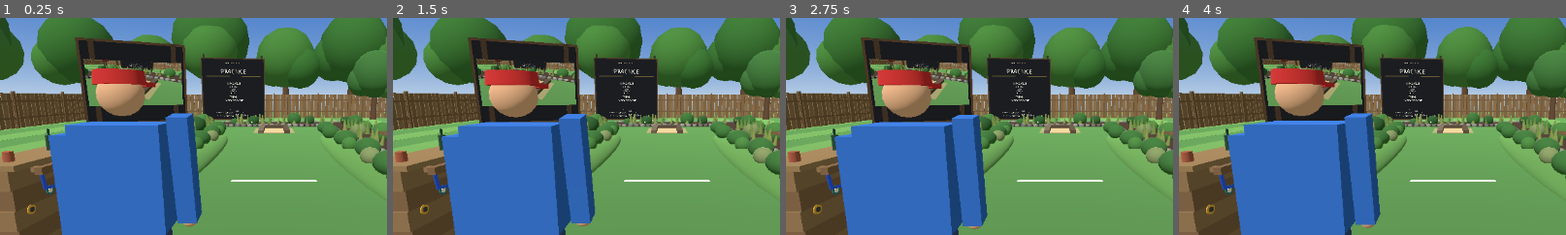
Above: before the commit, frames 1-4 (left to right).
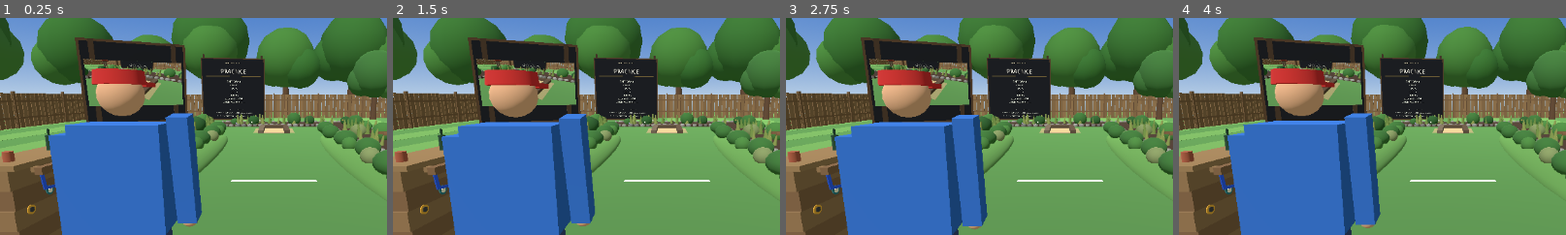
Above: after the commit, the same moments.

Repository: SibioJak/vr-horseshoes
Game: Godot game, scene res://main.tscn
Same seed, same stepped clock (60 frames per second), same inputs: the game is played once before the commit and once after it.
Inputs:
- Up to frame 1 (0.25 s): no input
- Up to frame 2 (1.5 s): no input
- Up to frame 3 (2.75 s): no input
- Up to frame 4 (4 s): no input
The pictures show only the part of the screen within x 15-65%, y 20-70%; the shares and areas given below are measured in that part.

The runs differ from the first frame. In frame 1, 0.3% of the frame differs, in the area x 35-66%, y 20-46%; in frame 2, 0.3%; in frame 3, 0.3%; in frame 4, 0.3%.

Commit message:
FP44 (1/2): PROXIMITY scoring mode - band scorer in Scoring (<=6/12/24/48 in = 4/3/2/1, every shoe both sides, ringer just measures ~0), settings-persisted mode (first-run CLASSIC), X-alone-in-practice empty-hand toggle (merged A/X game read untouched; X while held still cycles the grip), board status names SCORING: CLASSIC/PROXIMITY in every state, controls list gains the X line, proximity breakdown (mode line + per-shoe distance = band points + both-totals round line), match resolves at inning end (across 21 wins only if totals differ), tied inning keeps the first-throw order. CLASSIC path unchanged. Logic 503 -> 527, all passing.

Diff:
--- a/scripts/main.gd
+++ b/scripts/main.gd
@@ -474,6 +474,7 @@
 # insert carries the final breakdown). The AI never leaves
 # the pitching end.
 var mode: String = "PRACTICE"
+var scoring_mode: String = "CLASSIC" # Fix Pass 44: "CLASSIC" (NHPA cancellation) or "PROXIMITY"
 var phase: String = ""
 var inning: int = 0
 var score_you: int = 0
@@ -489,7 +490,7 @@
 var _plume_flown: Dictionary = {} # Shoe -> bool: this flight's one plume is spent (Fix Pass 32)
 var ai_throw_pending: bool = false # an AI swing is animating
 var ai_wait_clear: float = 0.0
-var _btn_prev: Dictionary = {"A": false, "B": false}
+var _btn_prev: Dictionary = {"A": false, "B": false, "X": false}
 
 # Fix Pass 20: the insert cam - a live closeup of the pit
 # (a SubViewport sharing this world) plus the round's score
@@ -872,6 +873,13 @@
 		if parsed.has("time_of_day"):
 			var t: String = String(parsed["time_of_day"])
 			time_of_day = time_setting_or_default(t)
+		# Fix Pass 44: the scoring mode rides in the same
+		# file. A missing or unknown value is CLASSIC (the
+		# field's declaration), so an old settings file
+		# keeps the classic game.
+		if parsed.has("scoring_mode"):
+			scoring_mode = scoring_mode_or_default(
+				String(parsed["scoring_mode"]))
 
 
 func _save_settings() -> void:
@@ -879,7 +887,8 @@
 	if f == null:
 		return
 	f.store_string(JSON.stringify({
-		"default_grip": default_grip, "time_of_day": time_of_day}))
+		"default_grip": default_grip, "time_of_day": time_of_day,
+		"scoring_mode": scoring_mode}))
 
 
 ## The default changes exactly one way: a grip cycle lands on
@@ -891,6 +900,55 @@
 	default_grip = idx
 	_save_settings()
 	_refresh_controls_label()
+
+
+# --- Fix Pass 44: the scoring mode (CLASSIC / PROXIMITY) ---
+
+## A stored setting's reading: PROXIMITY passes through;
+## anything else (CLASSIC, a missing key, a corrupt value)
+## is CLASSIC, the first-run default. Static so the logic
+## suite guards the mapping without a scene.
+static func scoring_mode_or_default(name: String) -> String:
+	return "PROXIMITY" if name == "PROXIMITY" else "CLASSIC"
+
+
+## The PROXIMITY match rule, as a pure decision the logic
+## suite can pin: the race to 21 is resolved at inning end -
+## a side at or past 21 wins ONLY if the totals differ;
+## both sides across in the same inning with equal totals
+## plays another inning.
+static func proximity_match_over(you: int, opp: int) -> bool:
+	return (you >= WIN_SCORE or opp >= WIN_SCORE) and you != opp
+
+
+## The PROXIMITY first-throw rule: the side that scored
+## more in an inning throws first the next; a tied inning
+## keeps the previous order. (The classic game instead
+## follows its scorer, and alternates on a scoreless
+## inning.)
+static func proximity_next_first(points_p: int, points_ai: int,
+		current_first: String) -> String:
+	if points_p > points_ai:
+		return "P"
+	if points_ai > points_p:
+		return "AI"
+	return current_first
+
+
+## Set the scoring mode: persist beside the other settings
+## and re-name it on the board in the same moment. The
+## player's control is the X toggle in practice (see
+## _poll_buttons); the suites set it here directly.
+func set_scoring_mode(m: String) -> void:
+	if m != "CLASSIC" and m != "PROXIMITY":
+		return
+	scoring_mode = m
+	_save_settings()
+	_update_board()
+
+
+func _toggle_scoring_mode() -> void:
+	set_scoring_mode("PROXIMITY" if scoring_mode == "CLASSIC" else "CLASSIC")
 
 
 # --- Stage B (the light): the time of day ---
@@ -1149,7 +1207,7 @@
 ## command the game accepts, in the block's established style.
 func _controls_text() -> String:
 	var pos: Dictionary = ThrowMath.grip_position(default_grip)
-	return "CONTROLS\nGRAB: squeeze a glinting part of the shoe …(426 unchanged characters)… : start game / next round / play again\nB BUTTON: back to practice (in a game)\n …(125 unchanged characters)…
+	return "CONTROLS\nGRAB: squeeze a glinting part of the shoe …(426 unchanged characters)… : start game / next round / play again\nX BUTTON (EMPTY HAND) IN PRACTICE: CHANGE SCORING MODE\nB BUTTON: back to practice (in a game)\n …(125 unchanged characters)…
 
 
 ## Fix Pass 39: the controls list stands in TWO columns on
@@ -3782,6 +3840,10 @@
 		]
 		if last_ringer:
 			lines.append("RINGER!")
+	# Fix Pass 44: the status block names the active
+	# scoring mode in every state, so the board never
+	# leaves the player guessing which game he is in.
+	lines.append("SCORING: %s" % scoring_mode)
 	status_label.text = "\n".join(PackedStringArray(lines))
 	# Fix Pass 39: at round end the breakdown takes the
 	# status block's place on this board.
@@ -3903,6 +3965,11 @@
 ## B is never the cycle. The A/X channel is the single
 ## ax_button action both controllers share (A on the right
 ## controller, X on the left), read here as "A".
+## Fix Pass 44: one exception carved out of that merged
+## read - in PRACTICE, an X press (the left controller's
+## ax button) made ALONE while no shoe is held toggles the
+## scoring mode instead of acting as the game A. While a
+## shoe is held, X keeps its grip-cycle job above.
 func _hand_button_down(hand: String, btn: String) -> bool:
 	if test_button_hand.has(hand):
 		var per: Dictionary = test_button_hand[hand]
@@ -3924,11 +3991,28 @@
 func _poll_buttons() -> void:
 	var ax_now: bool = _button_down("A")
 	var b_now: bool = _button_down("B")
+	# Fix Pass 44: X is the LEFT controller's ax button; it
+	# gets its own channel read so the scoring toggle can
+	# tell an X press from an A press (the merged read above
+	# still drives the game A and the grip cycle, exactly as
+	# before).
+	var x_now: bool = _hand_button_down("L", "A")
+	var a_now: bool = _hand_button_down("R", "A")
 	var ax_edge: bool = ax_now and not bool(_btn_prev["A"])
 	var b_edge: bool = b_now and not bool(_btn_prev["B"])
+	var x_edge: bool = x_now and not bool(_btn_prev["X"])
 	_btn_prev["A"] = ax_now
 	_btn_prev["B"] = b_now
-	if ax_edge:
+	_btn_prev["X"] = x_now
+	# Fix Pass 44: X ALONE in practice, while NOT holding a
+	# shoe, toggles the scoring mode (CLASSIC <-> PROXIMITY).
+	# The not-holding guard is the whole rule: while a shoe
+	# is held the same press is spent on the grip cycle (the
+	# ax branch below), and with A also down the press is
+	# the game A, not a toggle.
+	if x_edge and not a_now and mode == "PRACTICE" and state != "HELD":
+		_toggle_scoring_mode()
+	elif ax_edge:
 		if state == "HELD":
 			_cycle_grip()
 		elif mode == "PRACTICE" and state == "STAND":
@@ -5444,12 +5528,22 @@
 
 
 func _score_inning() -> void:
-	var res: Dictionary = Scoring.score_inning(inning_results)
+	# Fix Pass 44: the active mode picks the scorer; the
+	# classic path is the old call, unchanged.
+	var res: Dictionary = Scoring.score_inning_proximity(inning_results) \
+		if scoring_mode == "PROXIMITY" else Scoring.score_inning(inning_results)
 	score_you += int(res["points_p"])
 	score_opp += int(res["points_ai"])
 	last_scorer = String(res["scorer"])
 	last_inning_text = String(res["summary"])
-	var over: bool = score_you >= WIN_SCORE or score_opp >= WIN_SCORE
+	# Fix Pass 44: CLASSIC ends the match the inning a side
+	# reaches 21 (only one side can score, so no tie is
+	# possible). PROXIMITY resolves the same race at inning
+	# end, but both sides score - a side across 21 wins only
+	# if the totals differ; level totals play another inning.
+	var over: bool = proximity_match_over(score_you, score_opp) \
+		if scoring_mode == "PROXIMITY" \
+		else score_you >= WIN_SCORE or score_opp >= WIN_SCORE
 	if over:
 		winner_text = "YOU WIN!" if score_you > score_opp else "OPP WINS"
 	# Fix Pass 20: the billboard's breakdown is built HERE, from
@@ -5475,14 +5569,26 @@
 		lines.append("FINAL - %s" % winner_text)
 	else:
 		lines.append("ROUND %d" % inning)
-	lines.append_array(Scoring.shoe_lines(inning_results))
-	lines.append_array(Scoring.explain_lines(inning_results, res))
-	if int(res["points_p"]) > 0:
-		lines.append("ROUND: YOU +%d" % int(res["points_p"]))
-	elif int(res["points_ai"]) > 0:
-		lines.append("ROUND: OPP +%d" % int(res["points_ai"]))
+	if scoring_mode == "PROXIMITY":
+		# Fix Pass 44: the proximity breakdown names the
+		# mode on its own face (the status block carrying
+		# the mode line is hidden while the breakdown is
+		# up), then one line per shoe with its distance
+		# AND its band points - both sides, every shoe -
+		# and a round line that carries both totals.
+		lines.append("SCORING: PROXIMITY")
+		lines.append_array(Scoring.proximity_shoe_lines(inning_results))
+		lines.append("ROUND: YOU +%d - OPP +%d"
+			% [int(res["points_p"]), int(res["points_ai"])])
 	else:
-		lines.append("ROUND: NO SCORE")
+		lines.append_array(Scoring.shoe_lines(inning_results))
+		lines.append_array(Scoring.explain_lines(inning_results, res))
+		if int(res["points_p"]) > 0:
+			lines.append("ROUND: YOU +%d" % int(res["points_p"]))
+		elif int(res["points_ai"]) > 0:
+			lines.append("ROUND: OPP +%d" % int(res["points_ai"]))
+		else:
+			lines.append("ROUND: NO SCORE")
 	lines.append("MATCH: YOU %d - %d OPP" % [score_you, score_opp])
 	lines.append("A - PLAY AGAIN" if over else "A - NEXT ROUND")
 	return lines
@@ -5513,6 +5619,11 @@
 	inning += 1
 	if last_scorer != "":
 		inning_first = last_scorer
+	elif scoring_mode == "PROXIMITY":
+		# Fix Pass 44: a tied proximity inning (last_scorer
+		# "" means the points were level, not scoreless)
+		# keeps the previous first-throw order.
+		pass
 	else:
 		inning_first = "AI" if inning_first == "P" else "P"
 	_gather_to_rail(40)
--- a/scripts/scoring.gd
+++ b/scripts/scoring.gd
@@ -26,6 +26,16 @@
 
 const POINT_RANGE_IN: float = 6.0
 const RINGER_POINTS: int = 3
+
+# Fix Pass 44 (PROXIMITY scoring): the band edges, in inches.
+# Every settled shoe scores by its distance to the stake:
+# inside the first edge pays 4, then 3, 2, 1, and beyond the
+# last edge nothing. A ringer measures ~0 in, so it simply
+# lands in the 4 band - there is no separate ringer rule.
+const PROXIMITY_RANGE_4: float = 6.0
+const PROXIMITY_RANGE_3: float = 12.0
+const PROXIMITY_RANGE_2: float = 24.0
+const PROXIMITY_RANGE_1: float = 48.0
 
 
 ## shoes: Array of {"owner": "P"|"AI", "dist_in": float,
@@ -169,6 +179,90 @@
 	return lines
 
 
+## Fix Pass 44: the PROXIMITY band one settled shoe earns,
+## by its distance to the stake (the same dist_in the
+## classic scorer reads for point shoes). Band edges are
+## inclusive: exactly 6 in pays 4, exactly 48 pays 1.
+static func proximity_points(dist_in: float) -> int:
+	if dist_in <= PROXIMITY_RANGE_4:
+		return 4
+	if dist_in <= PROXIMITY_RANGE_3:
+		return 3
+	if dist_in <= PROXIMITY_RANGE_2:
+		return 2
+	if dist_in <= PROXIMITY_RANGE_1:
+		return 1
+	return 0
+
+
+## Fix Pass 44: PROXIMITY scoring for one inning - the
+## second mode beside the classic cancellation above (which
+## is untouched). EVERY shoe scores its band for its own
+## side: no cancellation, no closest contest, both sides
+## score every inning they land anything. Same input and
+## result shape as score_inning, so the game's tabulation
+## reads either mode the same way. "scorer" names the side
+## that scored MORE this inning ("" on a tie) - the game
+## uses it for the next inning's first throw, exactly as it
+## uses the classic scorer.
+static func score_inning_proximity(shoes: Array) -> Dictionary:
+	var points_p: int = 0
+	var points_ai: int = 0
+	var ringers_p: int = 0
+	var ringers_ai: int = 0
+	for raw: Variant in shoes:
+		var s: Dictionary = raw
+		var pts: int = proximity_points(float(s["dist_in"]))
+		if bool(s["ringer"]):
+			if String(s["owner"]) == "P":
+				ringers_p += 1
+			else:
+				ringers_ai += 1
+		if String(s["owner"]) == "P":
+			points_p += pts
+		else:
+			points_ai += pts
+	var scorer: String = ""
+	if points_p > points_ai:
+		scorer = "P"
+	elif points_ai > points_p:
+		scorer = "AI"
+	var summary: String = "NO SCORE"
+	if points_p > 0 or points_ai > 0:
+		summary = "YOU +%d - OPP +%d" % [points_p, points_ai]
+	return {
+		"points_p": points_p,
+		"points_ai": points_ai,
+		"ringers_p": ringers_p,
+		"ringers_ai": ringers_ai,
+		"scorer": scorer,
+		"summary": summary,
+	}
+
+
+## Fix Pass 44: per-shoe lines for the PROXIMITY round
+## breakdown - same owner numbering as shoe_lines, each
+## line carrying the shoe's distance AND its band points,
+## for both sides (every shoe scores, so every shoe's
+## line shows what it earned, 0 included).
+static func proximity_shoe_lines(shoes: Array) -> Array:
+	var lines: Array = []
+	var n_p: int = 0
+	var n_ai: int = 0
+	for raw: Variant in shoes:
+		var s: Dictionary = raw
+		var who: String
+		if String(s["owner"]) == "P":
+			n_p += 1
+			who = "YOU %d" % n_p
+		else:
+			n_ai += 1
+			who = "OPP %d" % n_ai
+		var d: float = float(s["dist_in"])
+		lines.append("%s: %.1f IN = %d PTS" % [who, d, proximity_points(d)])
+	return lines
+
+
 ## Did the losing side land a point-range shoe that earned
 ## nothing? It lost the closest contest - or a standing
 ## ringer held closest (distance 0) against it.
--- a/tests/run_tests.gd
+++ b/tests/run_tests.gd
@@ -814,6 +814,95 @@
 		Scoring.score_inning(dud_round))
 	check(ex3.size() == 1 and String(ex3[0]) == "NO SCORE THIS ROUND",
 		"FP20 breakdown: a scoreless round says so plainly (%s)" % str(ex3))
+
+
+func test_scoring_proximity() -> void:
+	# Fix Pass 44: PROXIMITY scoring - every shoe scores its
+	# distance band for its own side (<=6 in = 4, <=12 = 3,
+	# <=24 = 2, <=48 = 1, beyond = 0); band edges inclusive;
+	# a ringer measures ~0 and simply pays 4; no cancellation,
+	# both sides score. Hand-computed cases.
+	check(Scoring.proximity_points(0.0) == 4, "proximity: a ringer's ~0 in pays 4")
+	check(Scoring.proximity_points(6.0) == 4, "proximity: exactly 6 in pays 4")
+	check(Scoring.proximity_points(6.01) == 3, "proximity: just outside 6 in pays 3")
+	check(Scoring.proximity_points(12.0) == 3, "proximity: exactly 12 in pays 3")
+	check(Scoring.proximity_points(12.01) == 2, "proximity: just outside 12 in pays 2")
+	check(Scoring.proximity_points(24.0) == 2, "proximity: exactly 24 in pays 2")
+	check(Scoring.proximity_points(24.01) == 1, "proximity: just outside 24 in pays 1")
+	check(Scoring.proximity_points(48.0) == 1, "proximity: exactly 48 in pays 1")
+	check(Scoring.proximity_points(48.01) == 0, "proximity: just outside 48 in pays 0")
+	check(Scoring.proximity_points(120.0) == 0, "proximity: a far shoe pays 0")
+	var res: Dictionary = Scoring.score_inning_proximity([
+		{"owner": "P", "dist_in": 4.0, "ringer": false},
+		{"owner": "P", "dist_in": 20.0, "ringer": false},
+		{"owner": "AI", "dist_in": 10.0, "ringer": false},
+		{"owner": "AI", "dist_in": 30.0, "ringer": false}])
+	check(int(res["points_p"]) == 6 and int(res["points_ai"]) == 4
+		and String(res["scorer"]) == "P",
+		"proximity: BOTH sides score the same inning (6-4, got %d-%d)"
+		% [int(res["points_p"]), int(res["points_ai"])])
+	res = Scoring.score_inning_proximity([
+		{"owner": "P", "dist_in": 0.0, "ringer": true},
+		{"owner": "AI", "dist_in": 90.0, "ringer": false}])
+	check(int(res["points_p"]) == 4 and int(res["points_ai"]) == 0,
+		"proximity: a ringer pays 4, no separate ringer rule")
+	res = Scoring.score_inning_proximity([
+		{"owner": "P", "dist_in": 0.0, "ringer": true},
+		{"owner": "AI", "dist_in": 0.0, "ringer": true}])
+	check(int(res["points_p"]) == 4 and int(res["points_ai"]) == 4
+		and String(res["scorer"]) == "",
+		"proximity: ringers do NOT cancel - both pay 4, inning tied")
+	res = Scoring.score_inning_proximity([
+		{"owner": "P", "dist_in": 10.0, "ringer": false},
+		{"owner": "AI", "dist_in": 20.0, "ringer": false}])
+	check(int(res["points_p"]) == 3 and int(res["points_ai"]) == 2
+		and String(res["scorer"]) == "P"
+		and String(res["summary"]) == "YOU +3 - OPP +2",
+		"proximity: the summary carries both sides (%s)" % String(res["summary"]))
+	res = Scoring.score_inning_proximity([
+		{"owner": "P", "dist_in": 60.0, "ringer": false},
+		{"owner": "AI", "dist_in": 70.0, "ringer": false}])
+	check(int(res["points_p"]) == 0 and int(res["points_ai"]) == 0
+		and String(res["scorer"]) == ""
+		and String(res["summary"]) == "NO SCORE",
+		"proximity: an all-far inning scores nothing")
+	var psl: Array = Scoring.proximity_shoe_lines([
+		{"owner": "P", "dist_in": 2.0, "ringer": false},
+		{"owner": "P", "dist_in": 90.0, "ringer": false},
+		{"owner": "AI", "dist_in": 4.0, "ringer": false},
+		{"owner": "AI", "dist_in": 30.0, "ringer": false}])
+	check(psl.size() == 4 and String(psl[0]) == "YOU 1: 2.0 IN = 4 PTS"
+		and String(psl[1]) == "YOU 2: 90.0 IN = 0 PTS"
+		and String(psl[2]) == "OPP 1: 4.0 IN = 4 PTS"
+		and String(psl[3]) == "OPP 2: 30.0 IN = 1 PTS",
+		"proximity breakdown: every shoe's line names its distance and band points (%s)" % str(psl))
+	# The mode's pure decisions on Main (statics, no scene):
+	# the settings mapping, the match resolution, the
+	# first-throw rule.
+	var main_script: GDScript = load("res://scripts/main.gd")
+	check(main_script.scoring_mode_or_default("PROXIMITY") == "PROXIMITY",
+		"proximity settings: PROXIMITY reads back PROXIMITY")
+	check(main_script.scoring_mode_or_default("CLASSIC") == "CLASSIC",
+		"proximity settings: CLASSIC reads back CLASSIC")
+	check(main_script.scoring_mode_or_default("junk") == "CLASSIC"
+		and main_script.scoring_mode_or_default("") == "CLASSIC",
+		"proximity settings: an unknown value falls back to CLASSIC")
+	check(main_script.proximity_match_over(21, 20)
+		and main_script.proximity_match_over(20, 21)
+		and main_script.proximity_match_over(25, 22),
+		"proximity match: a side across 21 with the higher total wins")
+	check(not main_script.proximity_match_over(21, 21)
+		and not main_script.proximity_match_over(24, 24),
+		"proximity match: both across 21 LEVEL plays another inning")
+	check(not main_script.proximity_match_over(20, 19)
+		and not main_script.proximity_match_over(0, 0),
+		"proximity match: nobody across 21 plays on")
+	check(main_script.proximity_next_first(5, 3, "AI") == "P"
+		and main_script.proximity_next_first(3, 5, "P") == "AI",
+		"proximity order: the side that scored more throws first next")
+	check(main_script.proximity_next_first(4, 4, "AI") == "AI"
+		and main_script.proximity_next_first(0, 0, "P") == "P",
+		"proximity order: a tied inning keeps the previous order")
 
 
 func test_ai_release() -> void:
@@ -1700,6 +1789,7 @@
 	test_grip_positions()
 	test_api_guard()
 	test_scoring()
+	test_scoring_proximity()
 	test_ai_release()
 	test_stage_a_layout()
 	test_stage_b_layout()
